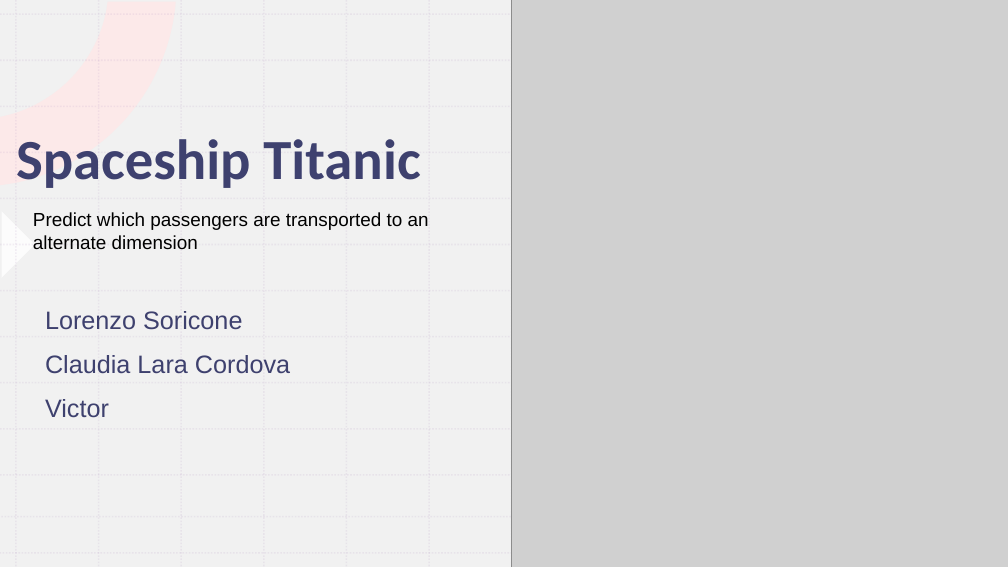
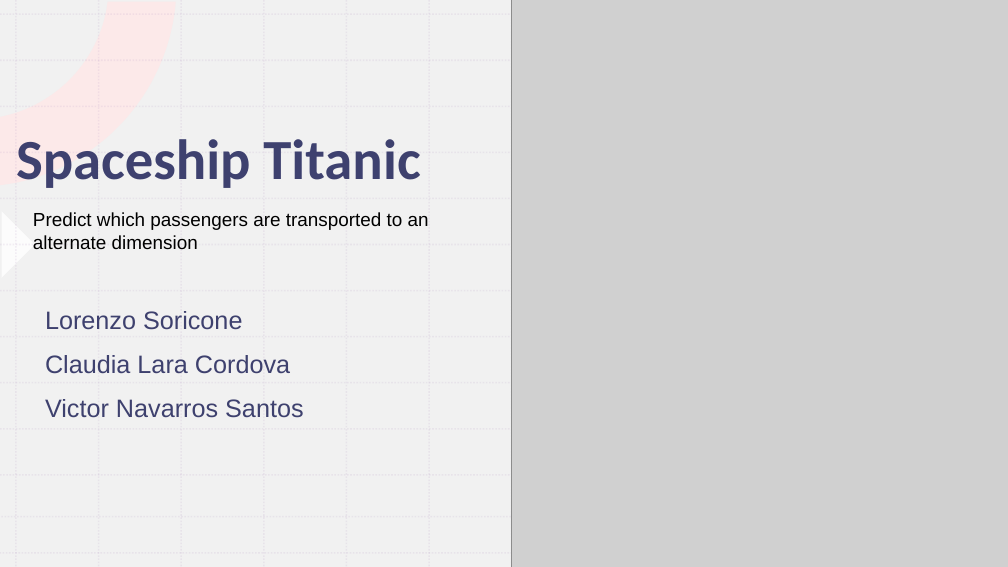
Before and after one commit to Lor3nz0-3099/Progetto_FIA_Spaceship_Project, a slide deck: slide 1 of Spaceship Titanic Presentation.pptx. Drawn at 1008x567 pixels with LibreOffice and Linux fonts; fonts in the diff are those of the drawing; grey boxes stand for pictures. Boxes give left, top, right and bottom in pixels: in the first picture for what was removed or moved away, otherwise in the second. Text is boxed around its words. In the diff, an @@ line names an element or a change of style, - is before the commit and + after.

Commit message:
Update presentation

```diff
--- a/Spaceship Titanic Presentation.pptx
+++ b/Spaceship Titanic Presentation.pptx
@@ subtitle at [45, 399, 303, 418]: text changed @@
-Victor
+Victor Navarros Santos
```
